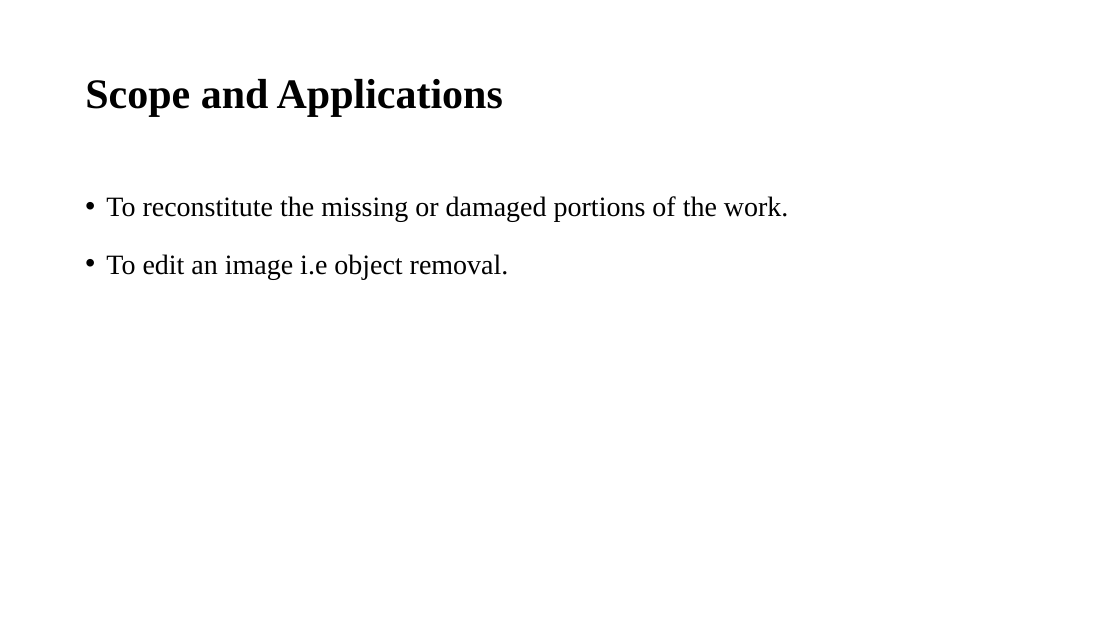
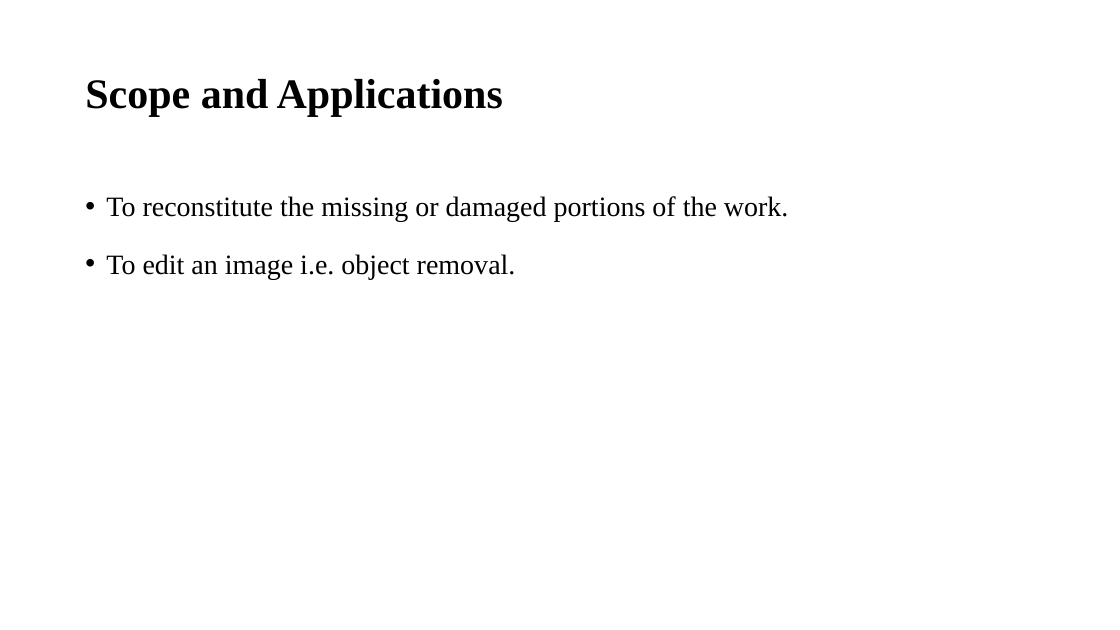
Before and after one commit to sujanW0W/MajorProject, a slide deck: slide 5 of Image Inpainting/Image inpainting.pptx. Drawn at 1120x630 pixels with LibreOffice and Linux fonts; fonts in the diff are those of the drawing. Boxes give left, top, right and bottom in pixels: in the first picture for what was removed or moved away, otherwise in the second. Text is boxed around its words. In the diff, an @@ line names an element or a change of style, - is before the commit and + after.

```diff
--- a/Image Inpainting/Image inpainting.pptx
+++ b/Image Inpainting/Image inpainting.pptx
@@ text at (106,254,516,279): text changed @@
-• To edit an image i.e object removal.
+• To edit an image i.e. object removal.
```
Also in this commit, not shown: 10 other slides changed, 8 slides added, 1 slide removed, 16 other files.
